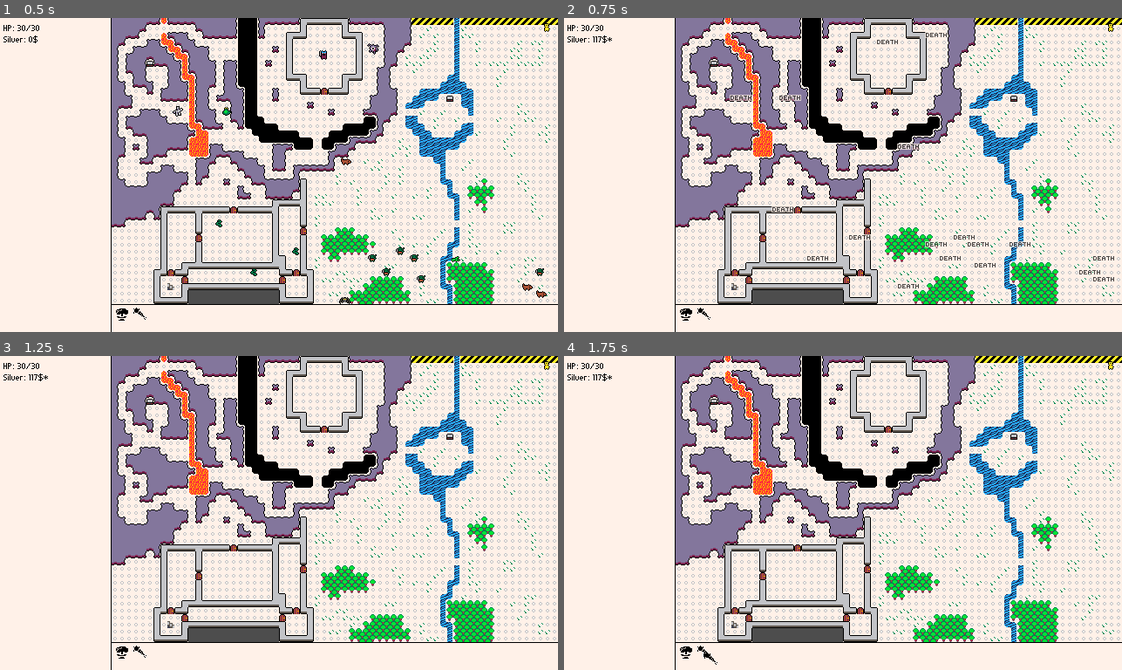
Above: before the commit, frames 1-4 (two rows, left to right).
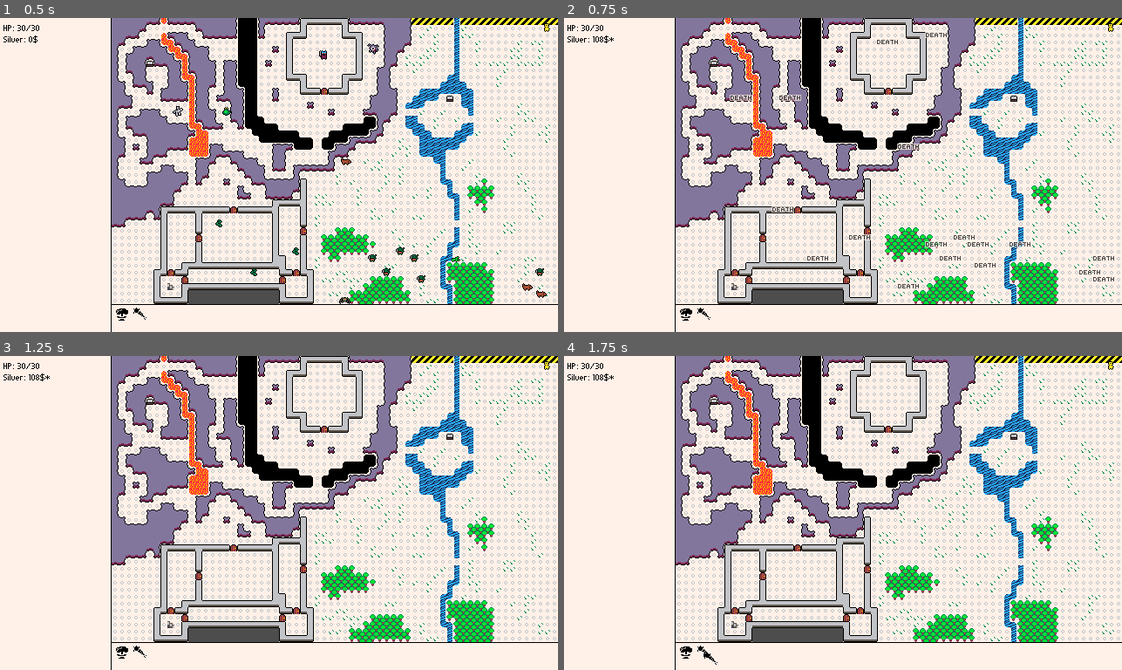
Above: after the commit, the same moments.

Repository: rsaarelm/azoth
Game: Godot game, scene res://game_screen.tscn
The game is run twice, just before and just after one commit, with the same random seed, the same clock (stepped at 60 frames per second) and the same inputs.
Inputs (mouse positions are in pixels of both pictures, inside the frame that each line leads up to):
- Up to frame 1 (0.5 s): no input
- Up to frame 2 (0.75 s): click (686, 313) at 0.52 s
- Up to frame 3 (1.25 s): no input
- Up to frame 4 (1.75 s): click (703, 651) at 1.27 s

Frame 1 is identical in both runs. In frame 2, less than 0.1% of the frame differs, in the area x 5-9%, y 5-9%; in frame 3, less than 0.1%; in frame 4, less than 0.1%.

Commit message:
Balancing tweaks

Diff:
--- a/bestiary/goblin.tscn
+++ b/bestiary/goblin.tscn
@@ -4,6 +4,10 @@
 
 [node name="Goblin" groups=["enemy"] instance=ExtResource("1_ae2vs")]
 display_name = "goblin"
+health = 5
+strength = 3
+evasion = 4
+accuracy = 1
 
 [node name="Sprite2D" parent="." index="1"]
 region_rect = Rect2(96, 0, 16, 16)
--- a/bestiary/wolf.tscn
+++ b/bestiary/wolf.tscn
@@ -4,10 +4,10 @@
 
 [node name="Wolf" groups=["enemy"] instance=ExtResource("1_qml2a")]
 display_name = "wolf"
-health = 12
-strength = 6
-evasion = 5
-accuracy = 5
+health = 10
+strength = 3
+evasion = 3
+accuracy = 2
 
 [node name="Sprite2D" parent="." index="1"]
 region_rect = Rect2(192, 0, 16, 16)
--- a/rules.gd
+++ b/rules.gd
@@ -10,4 +10,5 @@
 
 ## How many coins do you need to pay to level up to given level.
 static func level_up_cost(level: int) -> int:
-	return int(100 * 1.05 ** (level - 1))
+	# Add the /4 fudge factor to make levels come faster in test game.
+	return int(100 * 1.05 ** (level - 1)) / 4
